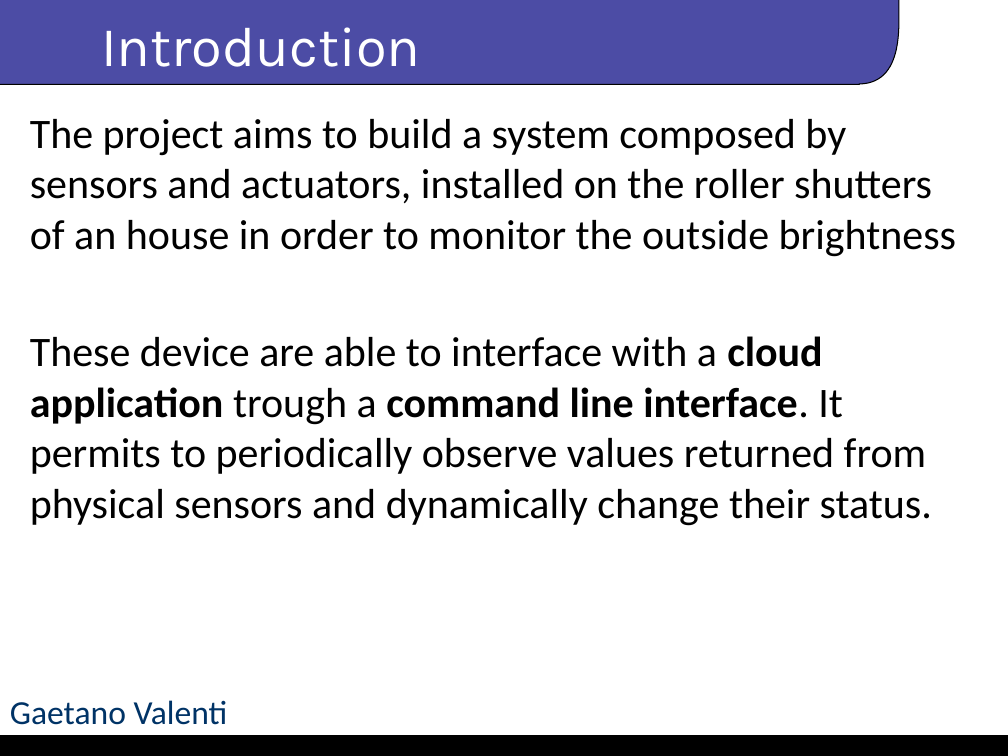
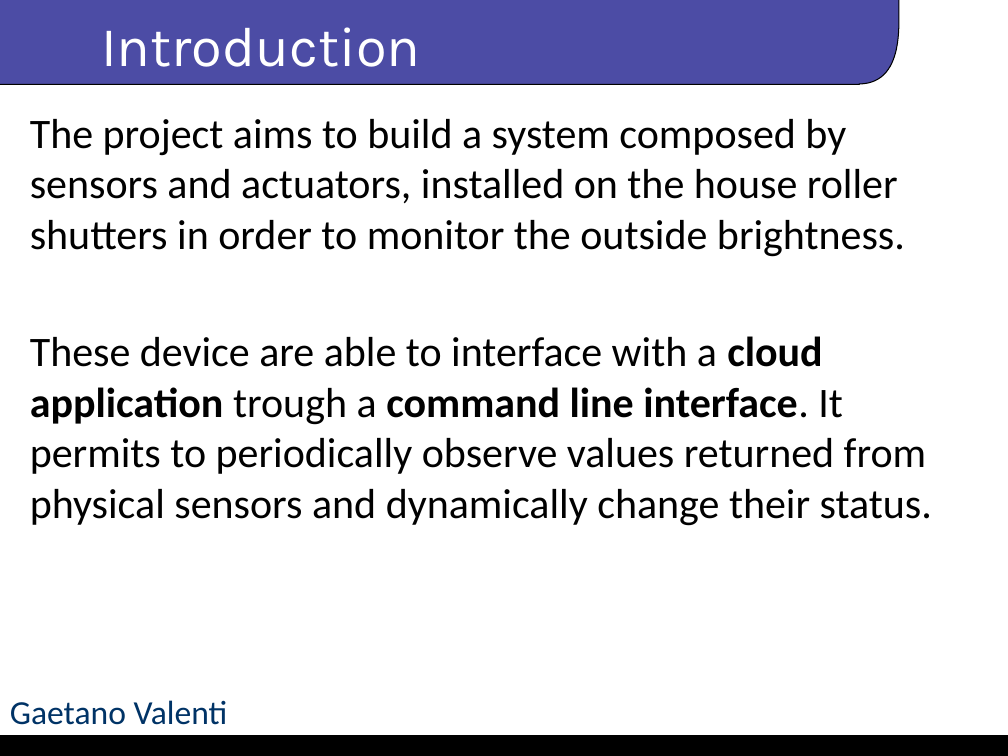
Before and after one commit to gaetanovalenti/IoT-Project-2020, a slide deck: slide 2 of RollerSystem.pptx. Drawn at 1008x756 pixels with LibreOffice and Linux fonts; fonts in the diff are those of the drawing; background and template pictures are left out. Boxes give left, top, right and bottom in pixels: in the first picture for what was removed or moved away, otherwise in the second. Text is boxed around its words. In the diff, an @@ line names an element or a change of style, - is before the commit and + after.

```diff
--- a/RollerSystem.pptx
+++ b/RollerSystem.pptx
@@ text at [30, 119, 905, 257]: text changed @@
-The project aims to build a system composed by sensors and actuators, installed on the roller shutters of an house in order to monitor the outside brightness
+The project aims to build a system composed by sensors and actuators, installed on the house roller shutters in order to monitor the outside brightness.
```
Also in this commit, not shown: 1 other slide changed.
